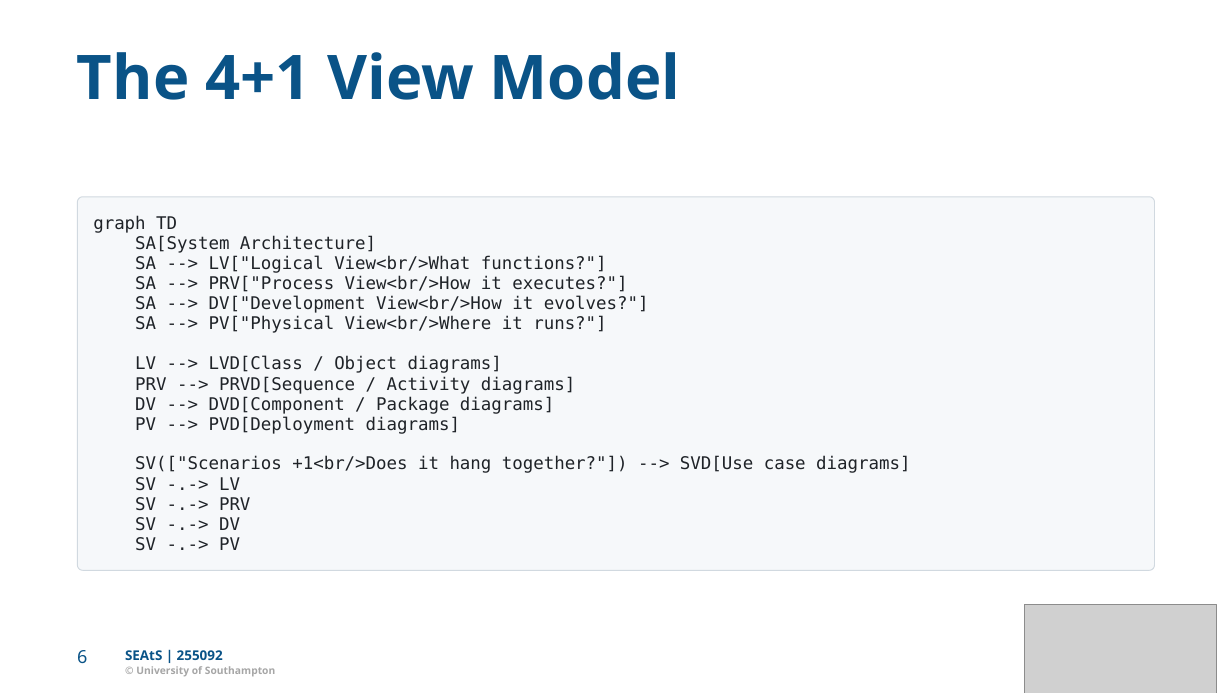
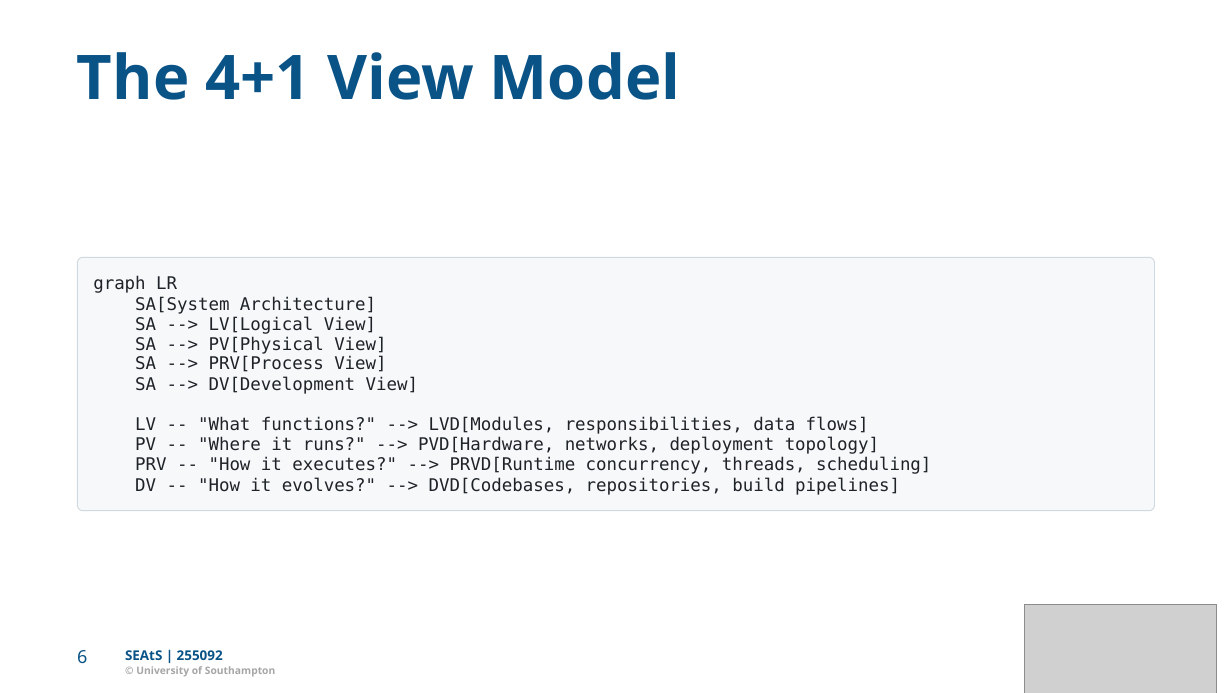
Before and after one commit to Dr-AlHashimy/Module_AICE2005_2627, a slide deck: slide 6 of html/COMP-_L6.1_Lecture.pptx. Drawn at 1232x693 pixels with LibreOffice and Linux fonts; fonts in the diff are those of the drawing; grey boxes stand for pictures. Boxes give left, top, right and bottom in pixels: in the first picture for what was removed or moved away, otherwise in the second. Text is boxed around its words. In the diff, an @@ line names an element or a change of style, - is before the commit and + after.

```diff
--- a/html/COMP-_L6.1_Lecture.pptx
+++ b/html/COMP-_L6.1_Lecture.pptx
@@ freeform shape: place and size @@
-freeform shape at <box>78,197,1155,570</box>
+freeform shape at <box>78,258,1155,511</box>
@@ freeform shape: place and size @@
-freeform shape at <box>78,197,1155,570</box>
+freeform shape at <box>78,258,1155,511</box>
@@ text "SA[System Architecture]": place and size @@
-text "SA[System Architecture]" at <box>135,235,376,253</box>
+text "SA[System Architecture]" at <box>135,296,376,314</box>
@@ text at <box>93,276,177,293</box>: text changed @@
-graph TD
+graph LR
@@ text at <box>135,316,376,334</box>: text changed @@
-SA --> LV["Logical View<br/>What functions?"]
+SA --> LV[Logical View]
@@ text at <box>135,336,386,354</box>: text changed @@
-SA --> PV["Physical View<br/>Where it runs?"]
+SA --> PV[Physical View]
@@ text at <box>135,356,386,372</box>: text changed @@
-SA --> PRV["Process View<br/>How it executes?"]
+SA --> PRV[Process View]
@@ text removed at <box>135,356,502,373</box> @@
-LV --> LVD[Class / Object diagrams]
@@ text at <box>135,376,418,394</box>: text changed @@
-SA --> DV["Development View<br/>How it evolves?"]
+SA --> DV[Development View]
@@ text removed at <box>135,376,575,394</box> @@
-PRV --> PRVD[Sequence / Activity diagrams]
@@ text removed at <box>135,396,554,414</box> @@
-DV --> DVD[Component / Package diagrams]
@@ text removed at <box>135,416,460,434</box> @@
-PV --> PVD[Deployment diagrams]
@@ text added at <box>135,416,869,434</box>, 13.6 pt, text #1F2328 @@
+LV -- "What functions?" --> LVD[Modules, responsibilities, data flows]
@@ text added at <box>135,437,879,454</box>, 13.6 pt, text #1F2328 @@
+PV -- "Where it runs?" --> PVD[Hardware, networks, deployment topology]
@@ text removed at <box>135,456,910,473</box> @@
-SV(["Scenarios +1<br/>Does it hang together?"]) --> SVD[Use case diagrams]
@@ text removed at <box>135,477,240,491</box> @@
-SV -.-> LV
@@ text added at <box>135,457,931,474</box>, 13.6 pt, text #1F2328 @@
+PRV -- "How it executes?" --> PRVD[Runtime concurrency, threads, scheduling]
@@ text added at <box>135,477,900,495</box>, 13.6 pt, text #1F2328 @@
+DV -- "How it evolves?" --> DVD[Codebases, repositories, build pipelines]
@@ text removed at <box>135,497,250,511</box> @@
-SV -.-> PRV
@@ text removed at <box>135,517,240,531</box> @@
-SV -.-> DV
@@ text removed at <box>135,537,240,551</box> @@
-SV -.-> PV
```
Also in this commit, not shown: 13 other slides changed, 5 slides removed, 5 other files.
